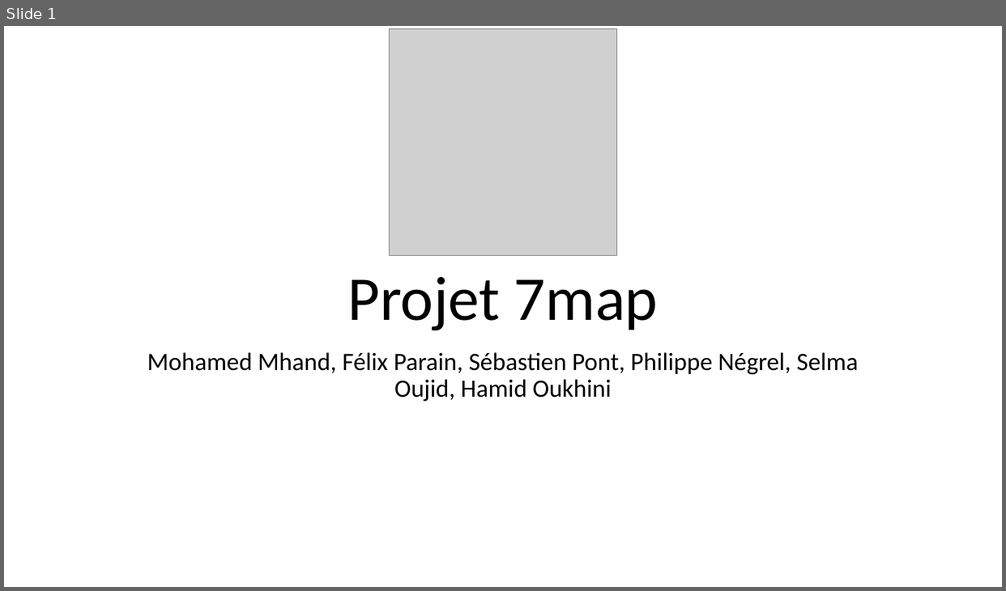
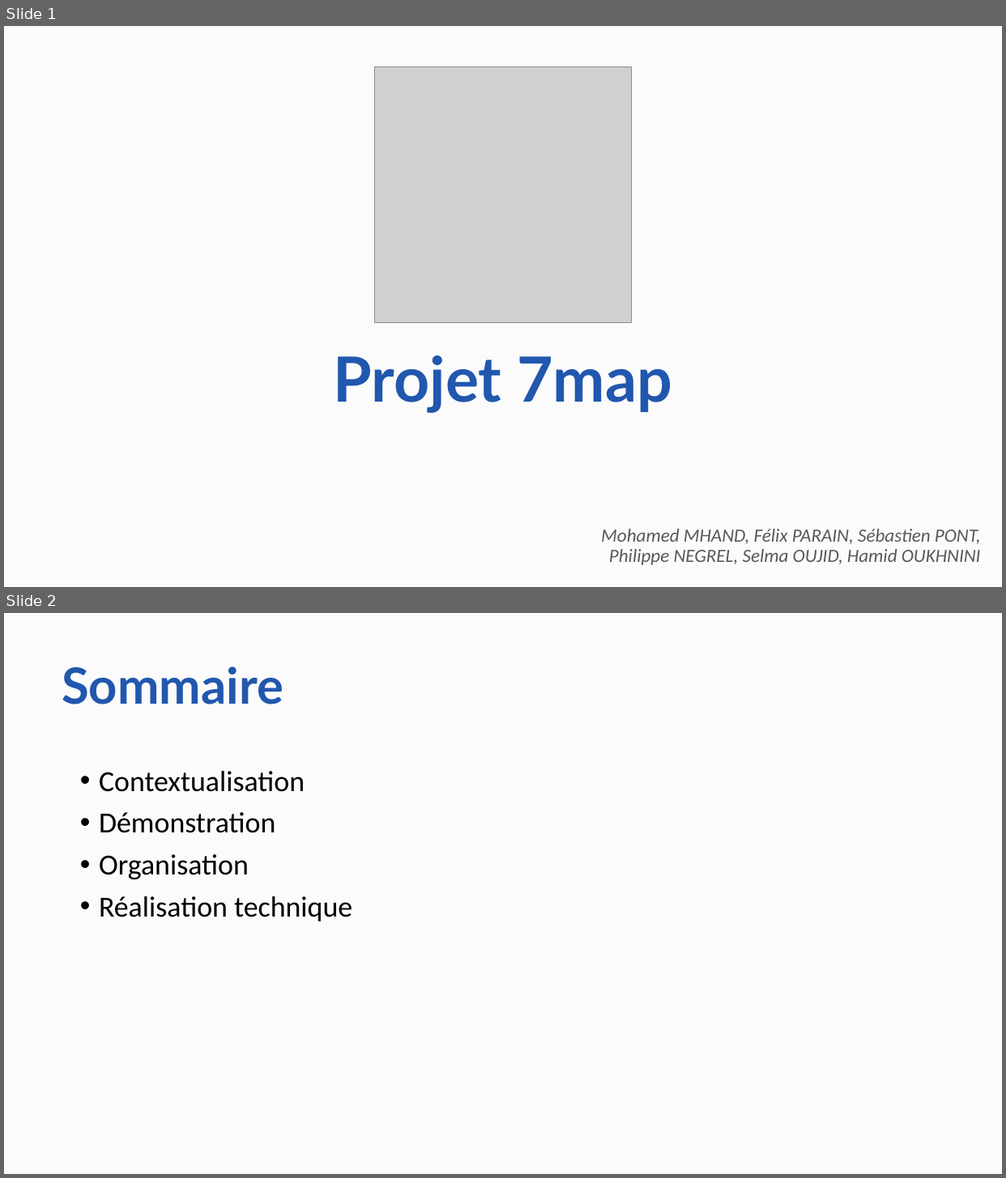
Before and after one commit to photonsquid/7map, a slide deck: doc/meetings/general/Projet_7map_final.pptx. Shown one above the other, each under a label of ours: slide 1 before the commit, slides 1 and 2 after it. The pictures are 1006x591 and 1006x1178 pixels, drawn with LibreOffice and Linux fonts; fonts in the diff are those of the drawing; grey boxes stand for pictures. Boxes give left, top, right and bottom in pixels: in the first picture for what was removed or moved away, otherwise in the second. Text is boxed around its words. In the diff, an @@ line names an element or a change of style, - is before the commit and + after.

```diff
--- a/doc/meetings/general/Projet_7map_final.pptx
+++ b/doc/meetings/general/Projet_7map_final.pptx
@@ slide 2 added at [4, 613, 1002, 1174], background #FBFBFB @@
@@ text added at [62, 666, 283, 705], 48 pt, text #2157AE, bold @@
+Sommaire
@@ text added at [99, 771, 352, 922], 28 pt, text #000000 @@
+• Contextualisation
+• Démonstration
+• Organisation
+• Réalisation technique
@@ slide 1 changed as well @@
@@ background #FFFFFF to #FBFBFB @@
@@ picture: place and size @@
-picture at [390, 28, 617, 256]
+picture at [374, 67, 632, 324]
@@ title "Projet 7map": place and size @@
-title "Projet 7map" at [347, 277, 658, 331]
+title "Projet 7map" at [334, 356, 672, 413]
@@ title "Projet 7map" at [334, 356, 672, 413]: font Calibri to Lato, text colour #000000 to #2157AE, bold on @@
@@ subtitle at [601, 529, 981, 565]: text changed; size 24 to 18 pt; text colour #000000 to #595959; italic on @@
-Mohamed Mhand, Félix Parain, Sébastien Pont, Philippe Négrel, Selma Oujid, Hamid Oukhini
+Mohamed MHAND, Félix PARAIN, Sébastien PONT, Philippe NEGREL, Selma OUJID, Hamid OUKHNINI
```
Also in this commit, not shown: 3 other slides changed, 6 other slides added, 4 slides removed, 7 other files.
